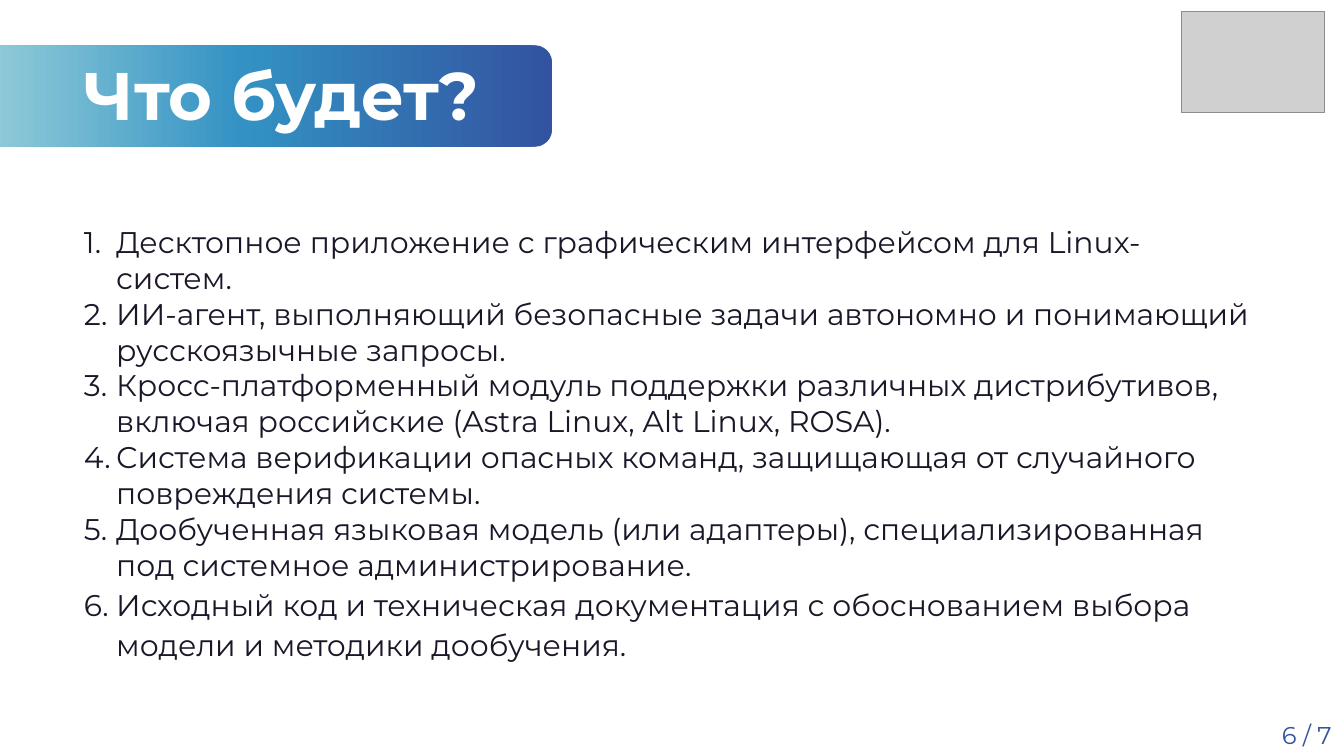
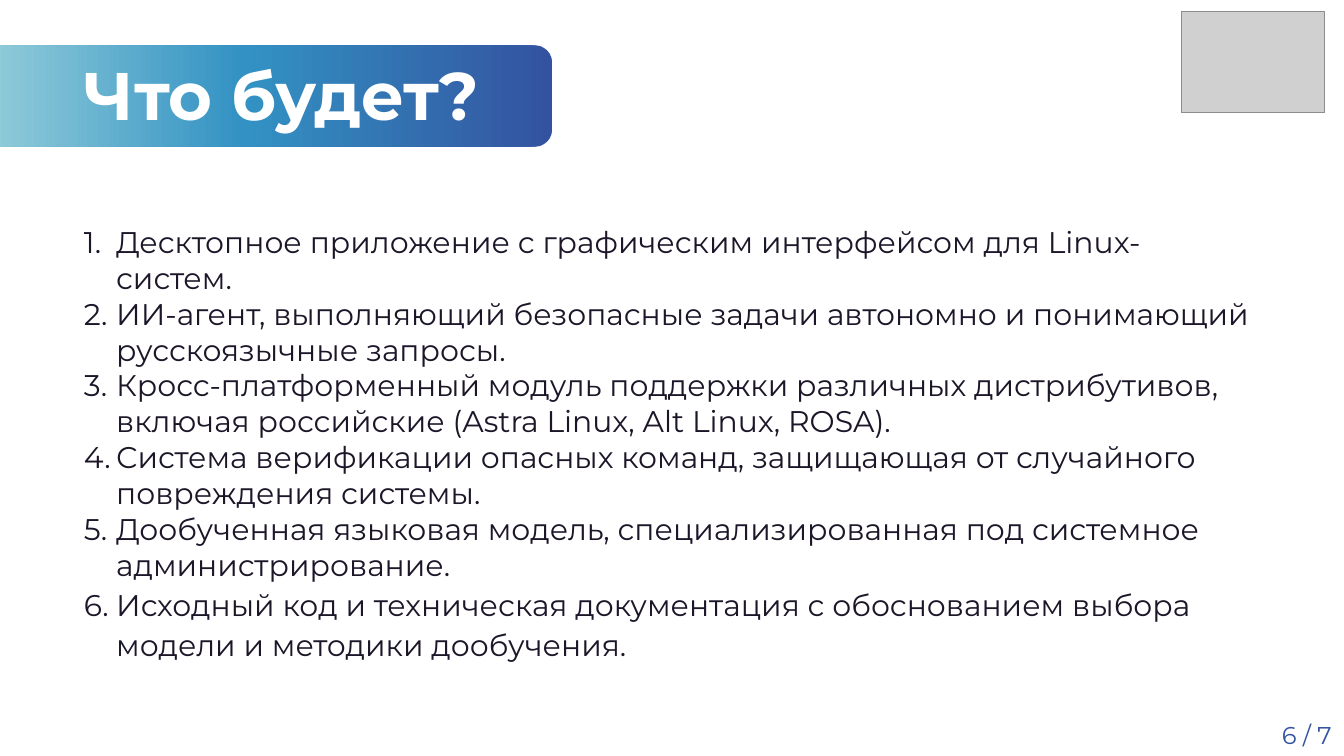
Before and after one commit to Op1xx/TuxAgent, a slide deck: slide 6 of docs/Защита идеи ПД ТП 2026.pptx. Drawn at 1344x756 pixels with LibreOffice and Linux fonts; fonts in the diff are those of the drawing; grey boxes stand for pictures; background and template pictures are left out. Boxes give left, top, right and bottom in pixels: in the first picture for what was removed or moved away, otherwise in the second. Text is boxed around its words. In the diff, an @@ line names an element or a change of style, - is before the commit and + after.

```diff
--- a/docs/Защита идеи ПД ТП 2026.pptx
+++ b/docs/Защита идеи ПД ТП 2026.pptx
@@ text at box(116, 517, 1199, 582): text changed @@
-5. Дообученная языковая модель (или адаптеры), специализированная под системное администрирование.
+5. Дообученная языковая модель, специализированная под системное администрирование.
```
Also in this commit, not shown: 5 other slides changed, 1 slide added, 23 other files.
